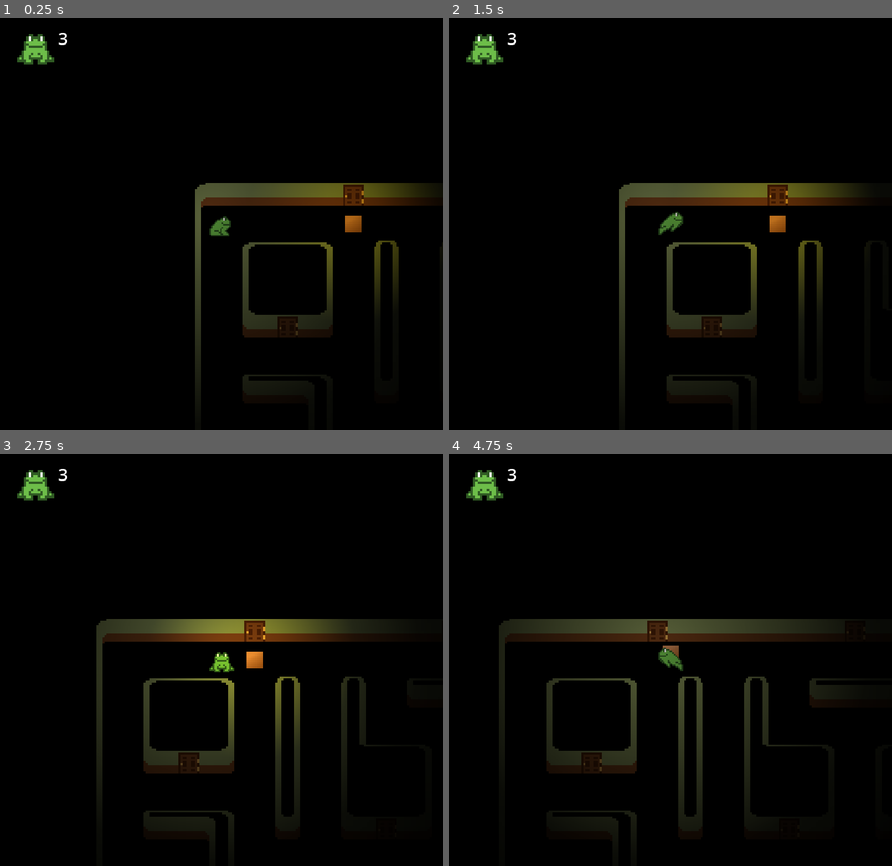
Above: before the commit, frames 1-4 (two rows, left to right).
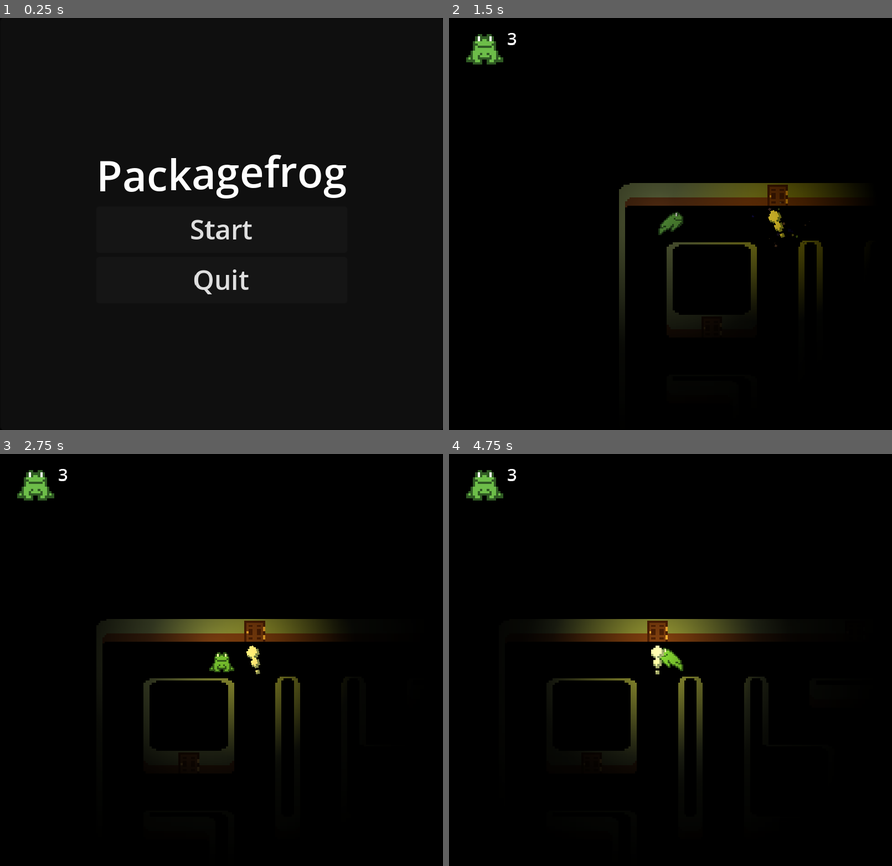
Above: after the commit, the same moments.

Repository: souplamp/packageman
Game: Godot game, scene res://menu.tscn
The game is run twice, just before and just after one commit, with the same random seed, the same clock (stepped at 60 frames per second) and the same inputs. Before the commit the project starts from res://mansion/mansion.tscn.
Inputs (mouse positions are in pixels of both pictures, inside the frame that each line leads up to):
- Up to frame 1 (0.25 s): no input
- Up to frame 2 (1.5 s): click (670, 228) at 0.5 s, where only the run after the commit has a clickable "Start"; tap Enter at 1.25 s; hold Right (ui_right) from 1.28 s (still down)
- Up to frame 3 (2.75 s): release Right (ui_right) at 2.03 s; hold Down (ui_down) from 2.03 s (still down)
- Up to frame 4 (4.75 s): tap Space at 2.75 s; release Down (ui_down) at 2.78 s; hold Right (ui_right) 2.78-3.53 s; hold Up (ui_up) 3.53-4.28 s; hold Left (ui_left) from 4.28 s (still down)

The runs differ from the first frame. In frame 1, 7.0% of the frame differs, in the area x 3-94%, y 3-83%; in frame 2, 1.7%; in frame 3, 3.4%; in frame 4, 5.2%.

Commit message:
horror elements

Diff:
--- a/frog/frog.gd
+++ b/frog/frog.gd
@@ -3,6 +3,7 @@
 signal ask_for_tile(location: Vector2i)
 signal pause_maze()
 signal frog_died()
+signal package_received()
 
 var alive: bool = true
 
@@ -131,4 +132,10 @@
 		die()
 
 func _on_area_area_entered(area):
-	package.show()
+	match area.name:
+		"package":
+			package.show()
+		"receive":
+			if package.visible:
+				package.hide()
+				emit_signal("package_received")
--- a/mansion/mansion.gd
+++ b/mansion/mansion.gd
@@ -4,11 +4,14 @@
 @onready var frog: CharacterBody2D = $frog
 @onready var count: RichTextLabel = $canvas/hbox/count
 
+var current_receive
+
 var lives: int = 3
 
 func _ready() -> void:
 	maze.init()
 	spawn_package()
+	spawn_receive()
 
 func reset() -> void:
 	frog.position = Vector2(56, 56)
@@ -22,7 +25,6 @@
 func spawn_package() -> void:
 	var cells = maze.get_used_cells(2)
 	var cell = cells.pick_random()
-	#var cell = cells[0]
 
 	var p = load("res://packages/package.tscn")
 	var pack = p.instantiate()
@@ -30,10 +32,15 @@
 	#pack.position = (cell) * 16
 	pack.position = 16 * (Vector2(cell) + Vector2(1.5, 2.5))
 
-# cell = player.position / 16 - V(0, 1)
-# cell * 16 = player.position - V(0, 16)
-# player.position = -V(0,16) - cell*16
-# -player.position = V(0,16) + cell*16
+func spawn_receive() -> void:
+	var cells = maze.get_used_cells(2)
+	var cell = cells.pick_random()
+
+	var r = load("res://packages/receive.tscn")
+	var rec = r.instantiate()
+	add_child(rec)
+	rec.position = 16 * (Vector2(cell) + Vector2(1.5, 2.5))
+	current_receive = rec
 
 func game_over() -> void:
 	pass
@@ -48,3 +55,8 @@
 
 func _on_frog_pause_maze():
 	maze.paused = true
+
+func _on_frog_package_received():
+	await current_receive.call_deferred("queue_free")
+	spawn_package()
+	spawn_receive()
--- a/mansion/mansion.tscn
+++ b/mansion/mansion.tscn
@@ -521,8 +521,8 @@
 stream_0/weight = 1.0
 
 [sub_resource type="Gradient" id="Gradient_6lb2q"]
-offsets = PackedFloat32Array(0, 0.164865, 0.621622, 1)
-colors = PackedColorArray(1, 1, 1, 1, 0.740541, 0.740541, 0.740541, 1, 0.120338, 0.120338, 0.120338, 1, 0, 0, 0, 1)
+offsets = PackedFloat32Array(0, 0.0702703, 0.378378, 0.402703, 0.659459)
+colors = PackedColorArray(1, 1, 1, 1, 0.740541, 0.740541, 0.740541, 1, 0.120338, 0.120338, 0.120338, 1, 0.087899, 0.087899, 0.087899, 1, 0, 0, 0, 1)
 
 [sub_resource type="GradientTexture2D" id="GradientTexture2D_vuti4"]
 gradient = SubResource("Gradient_6lb2q")
@@ -604,7 +604,7 @@
 
 [node name="PointLight2D" type="PointLight2D" parent="frog"]
 scale = Vector2(3.53125, 3.53125)
-color = Color(0.698039, 0.698039, 0.698039, 1)
+color = Color(0.741176, 0.741176, 0.741176, 1)
 texture = SubResource("GradientTexture2D_vuti4")
 
 [node name="CanvasModulate" type="CanvasModulate" parent="."]
@@ -620,4 +620,5 @@
 [connection signal="timeout" from="maze/move" to="maze" method="_on_move_timeout"]
 [connection signal="ask_for_tile" from="frog" to="maze" method="_on_frog_ask_for_tile"]
 [connection signal="frog_died" from="frog" to="." method="_on_frog_died"]
+[connection signal="package_received" from="frog" to="." method="_on_frog_package_received"]
 [connection signal="pause_maze" from="frog" to="." method="_on_frog_pause_maze"]
--- /dev/null
+++ b/menu.gd
@@ -0,0 +1,7 @@
+extends Control
+
+func _on_start_pressed():
+	get_tree().change_scene_to_file("res://mansion/mansion.tscn")
+
+func _on_quit_pressed():
+	get_tree().quit()
--- /dev/null
+++ b/menu.tscn
@@ -0,0 +1,48 @@
+[gd_scene load_steps=2 format=3 uid="uid://3uu6bor3mmyc"]
+
+[ext_resource type="Script" path="res://menu.gd" id="1_ko7ne"]
+
+[node name="menu" type="Control"]
+layout_mode = 3
+anchors_preset = 15
+anchor_right = 1.0
+anchor_bottom = 1.0
+grow_horizontal = 2
+grow_vertical = 2
+script = ExtResource("1_ko7ne")
+
+[node name="panelcont" type="PanelContainer" parent="."]
+layout_mode = 1
+anchors_preset = 15
+anchor_right = 1.0
+anchor_bottom = 1.0
+grow_horizontal = 2
+grow_vertical = 2
+
+[node name="centercont" type="CenterContainer" parent="panelcont"]
+layout_mode = 2
+
+[node name="vbox" type="VBoxContainer" parent="panelcont/centercont"]
+layout_mode = 2
+
+[node name="title" type="RichTextLabel" parent="panelcont/centercont/vbox"]
+layout_mode = 2
+theme_override_font_sizes/normal_font_size = 41
+bbcode_enabled = true
+text = "[wave]Packagefrog"
+fit_content = true
+scroll_active = false
+autowrap_mode = 0
+
+[node name="start" type="Button" parent="panelcont/centercont/vbox"]
+layout_mode = 2
+theme_override_font_sizes/font_size = 26
+text = "Start"
+
+[node name="quit" type="Button" parent="panelcont/centercont/vbox"]
+layout_mode = 2
+theme_override_font_sizes/font_size = 26
+text = "Quit"
+
+[connection signal="pressed" from="panelcont/centercont/vbox/start" to="." method="_on_start_pressed"]
+[connection signal="pressed" from="panelcont/centercont/vbox/quit" to="." method="_on_quit_pressed"]
--- a/packages/package.tscn
+++ b/packages/package.tscn
@@ -36,11 +36,11 @@
 [node name="sprite" type="Sprite2D" parent="."]
 texture = SubResource("GradientTexture2D_agu0s")
 
-[node name="area" type="Area2D" parent="."]
+[node name="package" type="Area2D" parent="."]
 collision_layer = 4
 collision_mask = 4
 
-[node name="collision" type="CollisionShape2D" parent="area"]
+[node name="collision" type="CollisionShape2D" parent="package"]
 shape = SubResource("RectangleShape2D_3av73")
 debug_color = Color(0, 0.6, 0.701961, 0.419608)
 
@@ -74,4 +74,4 @@
 autoplay = true
 max_distance = 75.0
 
-[connection signal="area_entered" from="area" to="." method="_on_area_area_entered"]
+[connection signal="area_entered" from="package" to="." method="_on_area_area_entered"]
--- /dev/null
+++ b/packages/receive.gd
@@ -0,0 +1,4 @@
+extends Node2D
+
+func _ready() -> void:
+	$anim.play("float")
--- a/packages/receive.tscn
+++ b/packages/receive.tscn
@@ -1,18 +1,8 @@
-[gd_scene load_steps=9 format=3 uid="uid://d18yr360wvlb7"]
+[gd_scene load_steps=11 format=3 uid="uid://d18yr360wvlb7"]
 
-[ext_resource type="Script" path="res://packages/package.gd" id="1_uia7b"]
+[ext_resource type="Texture2D" uid="uid://r6eyq62n6hd4" path="res://assets/receive-icon.png" id="1_r5bjy"]
+[ext_resource type="Script" path="res://packages/receive.gd" id="1_wr2tg"]
 [ext_resource type="AudioStream" uid="uid://b4ckmd1fai574" path="res://assets/sfx/398495__anthousai__wind-chimes-rough.wav" id="2_syd8k"]
-
-[sub_resource type="Gradient" id="Gradient_2dp3w"]
-offsets = PackedFloat32Array(0, 0.256684, 1)
-colors = PackedColorArray(0.816385, 0.534401, 0.333176, 1, 0.741605, 0.468034, 0.260708, 1, 0.604509, 0.346362, 0.12785, 1)
-
-[sub_resource type="GradientTexture2D" id="GradientTexture2D_agu0s"]
-gradient = SubResource("Gradient_2dp3w")
-width = 8
-height = 8
-fill_from = Vector2(0.45584, 0.105413)
-fill_to = Vector2(0.928775, 0.94302)
 
 [sub_resource type="RectangleShape2D" id="RectangleShape2D_3av73"]
 size = Vector2(8, 8)
@@ -30,17 +20,55 @@
 offsets = PackedFloat32Array(0, 0.172603, 0.353425, 0.536986, 0.728767, 0.887671, 1)
 colors = PackedColorArray(1, 0, 0, 1, 1, 0.411765, 0.172549, 1, 1, 0.768627, 0.352941, 1, 0.0470588, 0.835294, 0.396078, 1, 0.443137, 0.333333, 0.647059, 1, 0, 0, 0.854902, 1, 0.427451, 0.368627, 0, 1)
 
-[node name="package" type="Node2D"]
-script = ExtResource("1_uia7b")
+[sub_resource type="Animation" id="Animation_t4bar"]
+resource_name = "float"
+length = 1.2
+loop_mode = 1
+tracks/0/type = "value"
+tracks/0/imported = false
+tracks/0/enabled = true
+tracks/0/path = NodePath("sprite:rotation")
+tracks/0/interp = 1
+tracks/0/loop_wrap = true
+tracks/0/keys = {
+"times": PackedFloat32Array(0, 0.3, 0.6, 0.9, 1.2),
+"transitions": PackedFloat32Array(0.392292, 0.392292, 0.392292, 0.392292, 0.392292),
+"update": 0,
+"values": [0.0, 0.394444, 0.0, -0.394444, 0.0]
+}
+
+[sub_resource type="Animation" id="Animation_qsmyd"]
+length = 0.001
+tracks/0/type = "value"
+tracks/0/imported = false
+tracks/0/enabled = true
+tracks/0/path = NodePath("sprite:rotation")
+tracks/0/interp = 1
+tracks/0/loop_wrap = true
+tracks/0/keys = {
+"times": PackedFloat32Array(0),
+"transitions": PackedFloat32Array(1),
+"update": 0,
+"values": [0.0]
+}
+
+[sub_resource type="AnimationLibrary" id="AnimationLibrary_j3i7m"]
+_data = {
+"RESET": SubResource("Animation_qsmyd"),
+"float": SubResource("Animation_t4bar")
+}
+
+[node name="receive" type="Node2D"]
+script = ExtResource("1_wr2tg")
 
 [node name="sprite" type="Sprite2D" parent="."]
-texture = SubResource("GradientTexture2D_agu0s")
+texture = ExtResource("1_r5bjy")
 
-[node name="area" type="Area2D" parent="."]
+[node name="receive" type="Area2D" parent="."]
 collision_layer = 4
 collision_mask = 4
 
-[node name="collision" type="CollisionShape2D" parent="area"]
+[node name="collision" type="CollisionShape2D" parent="receive"]
 shape = SubResource("RectangleShape2D_3av73")
 debug_color = Color(0, 0.6, 0.701961, 0.419608)
 
@@ -70,8 +98,11 @@
 [node name="shimmer" type="AudioStreamPlayer2D" parent="."]
 stream = ExtResource("2_syd8k")
 volume_db = -20.0
-pitch_scale = 2.62
+pitch_scale = 2.46
 autoplay = true
 max_distance = 75.0
 
-[connection signal="area_entered" from="area" to="." method="_on_area_area_entered"]
+[node name="anim" type="AnimationPlayer" parent="."]
+libraries = {
+"": SubResource("AnimationLibrary_j3i7m")
+}
--- a/project.godot
+++ b/project.godot
@@ -11,7 +11,7 @@
 [application]
 
 config/name="Packageman"
-run/main_scene="res://mansion/mansion.tscn"
+run/main_scene="res://menu.tscn"
 config/features=PackedStringArray("4.1", "Forward Plus")
 config/icon="res://icon.svg"
 
Binary file added: assets/receive-icon.png
Not shown, added: assets/receive-icon.png.import
